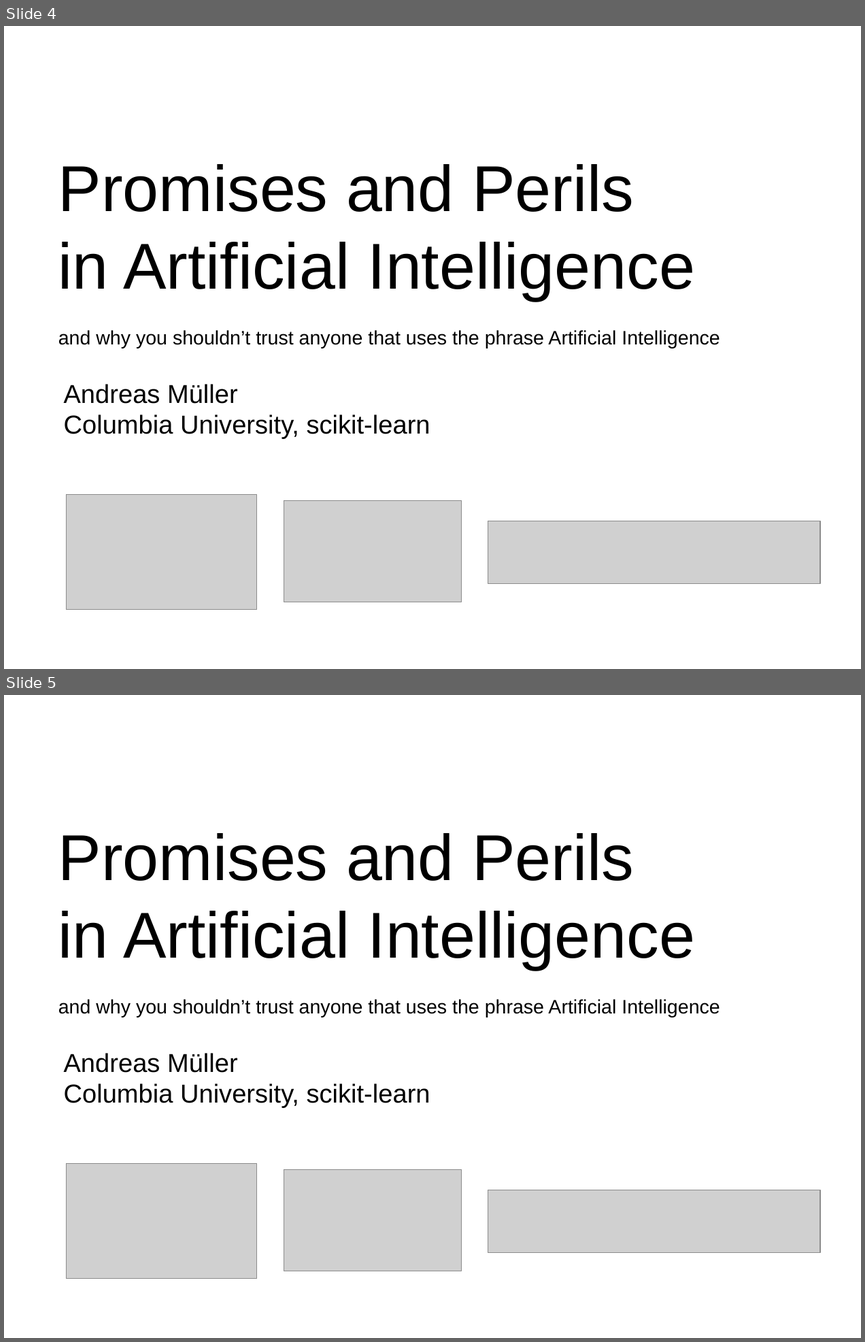
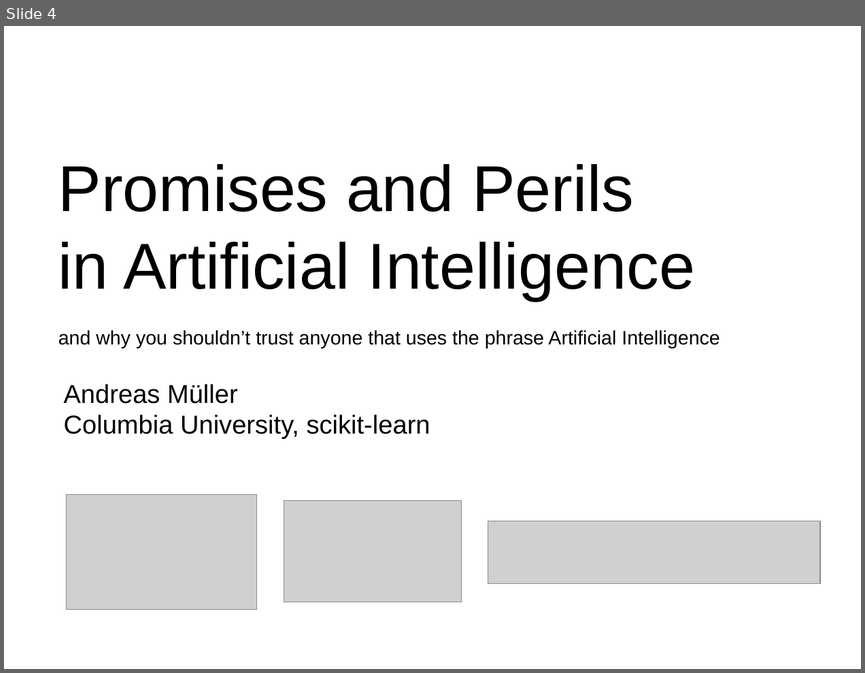
Before and after one commit to amueller/talks_odt, a slide deck: 2017/promises_and_perils_pyparis.odp. Shown one above the other, each under a label of ours: slides 4 and 5 before the commit, slide 4 after it. The pictures are 865x1342 and 865x673 pixels, drawn with LibreOffice and Linux fonts; fonts in the diff are those of the drawing; grey boxes stand for pictures. Boxes give left, top, right and bottom in pixels: in the first picture for what was removed or moved away, otherwise in the second. Text is boxed around its words. In the diff, an @@ line names an element or a change of style, - is before the commit and + after.

```diff
--- a/2017/promises_and_perils_pyparis.odp
+++ b/2017/promises_and_perils_pyparis.odp
@@ slide 5 removed at <box>4,695,861,1338</box>, background #FFFFFF @@
@@ text removed at <box>58,833,719,1017</box> @@
-Promises and Perils
-in Artificial Intelligence
-and why you shouldn’t trust anyone that uses the phrase Artificial Intelligence
@@ text removed at <box>64,1053,430,1108</box> @@
-Andreas Müller
-Columbia University, scikit-learn
@@ picture removed at <box>66,1163,257,1278</box> @@
@@ picture removed at <box>284,1169,461,1270</box> @@
@@ picture removed at <box>488,1190,821,1253</box> @@
```
Also in this commit, not shown: 1 slide changed, 4 slides added.
